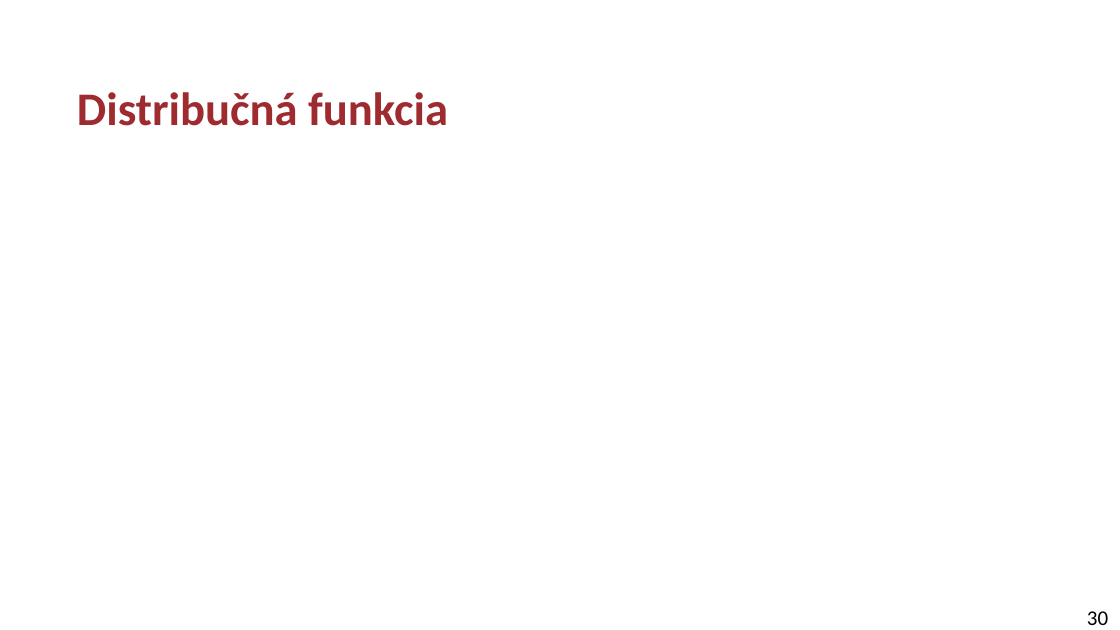
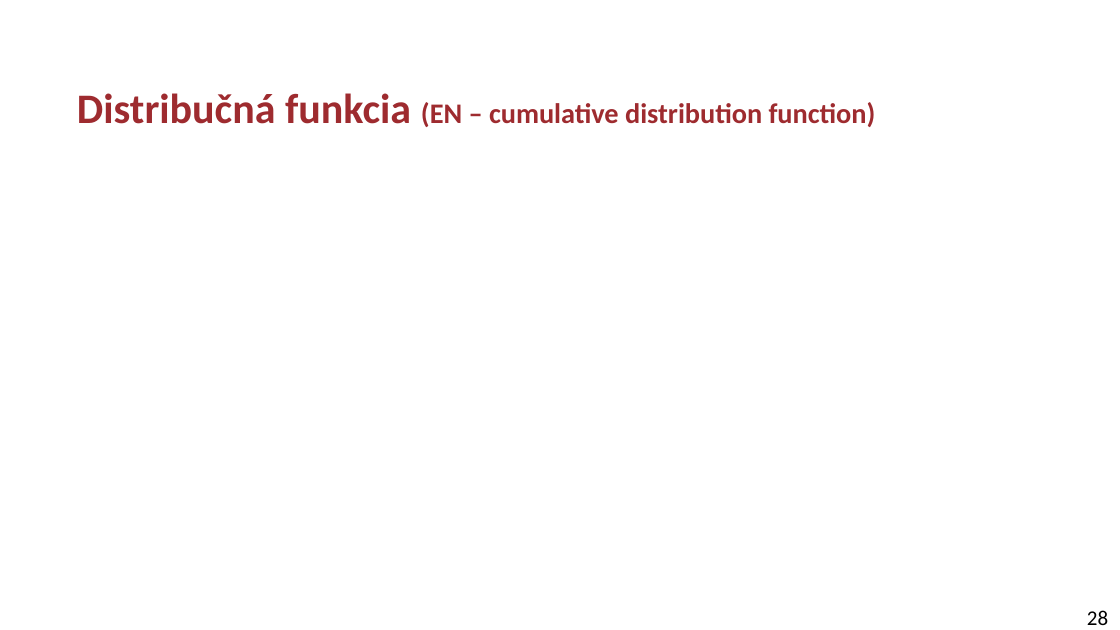
Before and after one commit to kocurvik/edu, a slide deck: slide 28 of RO/prednasky/p02.pptx (slide 30 before the commit). Drawn at 1120x630 pixels with LibreOffice and Linux fonts; fonts in the diff are those of the drawing; grey boxes stand for pictures. Boxes give left, top, right and bottom in pixels: in the first picture for what was removed or moved away, otherwise in the second. Text is boxed around its words. In the diff, an @@ line names an element or a change of style, - is before the commit and + after.

```diff
--- a/RO/prednasky/p02.pptx
+++ b/RO/prednasky/p02.pptx
@@ title at box(77, 93, 876, 127): text changed; size 40 to 24.3 pt @@
-Distribučná funkcia
+Distribučná funkcia (EN – cumulative distribution function)
@@ page number at box(1087, 610, 1108, 625): text changed @@
-30
+28
```
Also in this commit, not shown: 10 other slides changed, 2 slides removed.
